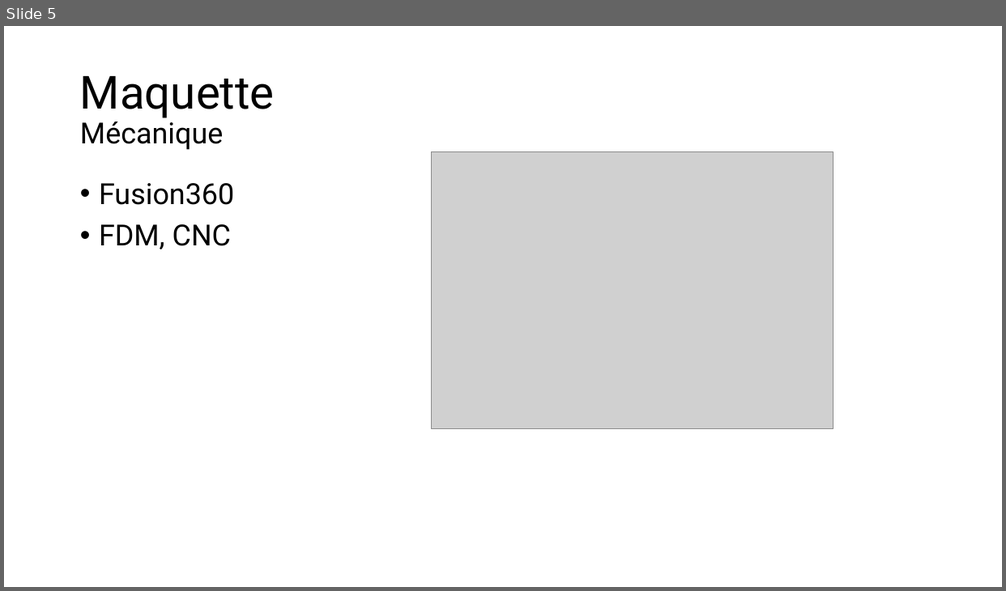
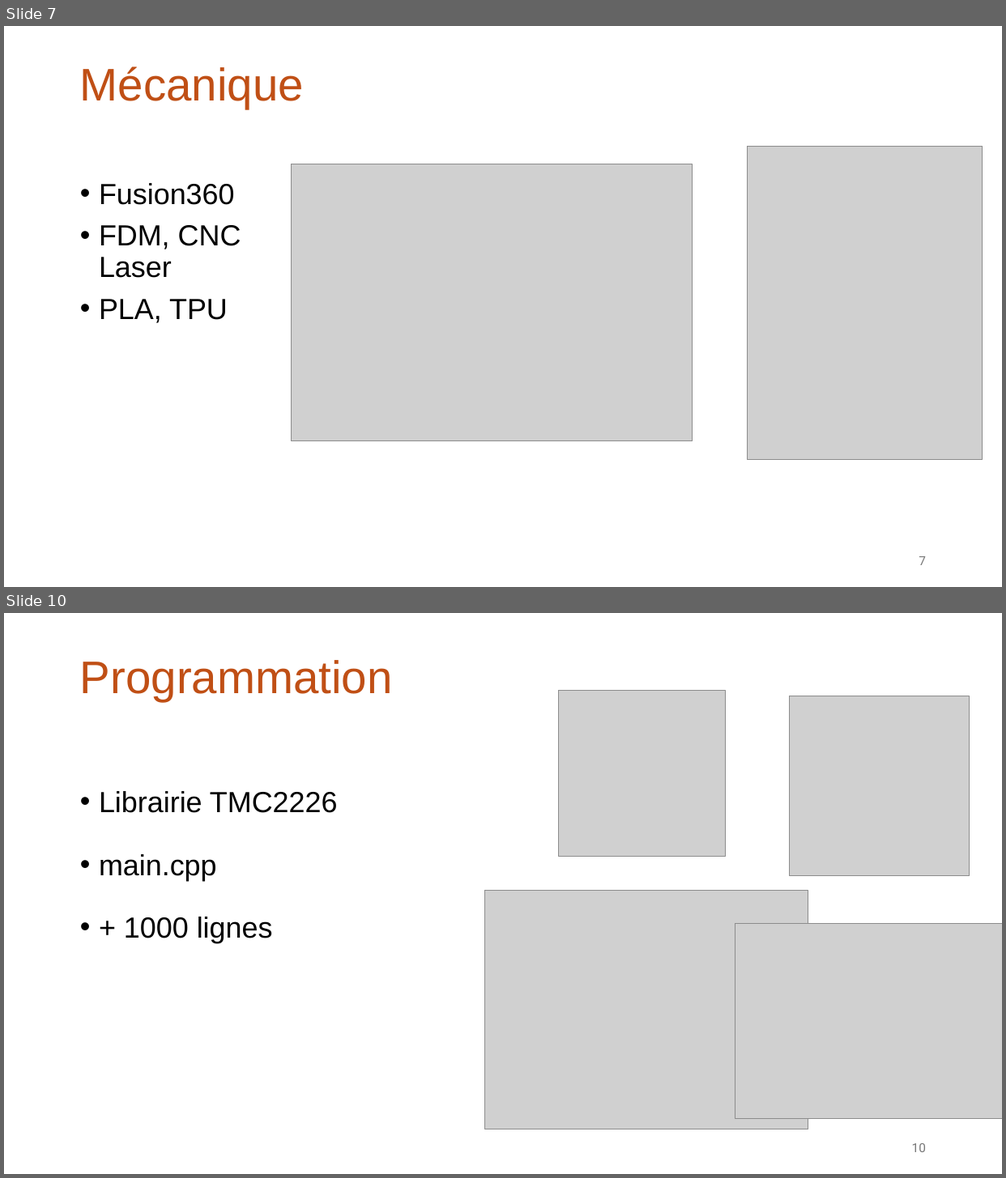
Before and after one commit to Ding-Jeremy/Self-Balancing-Bot, a slide deck: A_Documentation/Defense.pptx. Shown one above the other, each under a label of ours: slide 5 before the commit, slides 7 and 10 after it; the slides between them are not shown. The pictures are 1006x591 and 1006x1178 pixels, drawn with LibreOffice and Linux fonts; fonts in the diff are those of the drawing; grey boxes stand for pictures. Boxes give left, top, right and bottom in pixels: in the first picture for what was removed or moved away, otherwise in the second. Text is boxed around its words. In the diff, an @@ line names an element or a change of style, - is before the commit and + after.

```diff
--- a/A_Documentation/Defense.pptx
+++ b/A_Documentation/Defense.pptx
@@ slide 10 added at [4, 613, 1002, 1174], background #FFFFFF @@
@@ title added at [80, 660, 393, 701], 44 pt, text #C04F15 @@
+Programmation
@@ picture added at [559, 690, 725, 856] @@
@@ picture added at [790, 696, 969, 875] @@
@@ text added at [99, 791, 338, 943], 28 pt, text #000000 @@
+• Librairie TMC2226
+• main.cpp
+• + 1000 lignes
@@ picture added at [485, 891, 808, 1130] @@
@@ picture added at [735, 924, 1002, 1118] @@
@@ page number added at [912, 1144, 926, 1152], 12 pt, text #797979 @@
+10
@@ what was slide 5 is now slide 7 @@
@@ slide 7 changed as well @@
@@ title at [80, 66, 304, 109]: text changed; size 28 to 44 pt; font Roboto to Arial; text colour #000000 to #C04F15 @@
-Maquette
-Mécanique
+Mécanique
@@ picture added at [748, 147, 982, 460] @@
@@ picture: place and size @@
-picture at [432, 152, 833, 429]
+picture at [291, 165, 692, 442]
@@ text at [99, 183, 235, 205]: font Roboto to Arial in "Fusion360" @@
@@ text at [99, 225, 241, 323]: text changed; font Roboto to Arial @@
-• FDM, CNC
+• FDM, CNC
+  Laser
+• PLA, TPU
@@ page number added at [918, 557, 926, 565], 12 pt, text #797979 @@
+7
```
Also in this commit, not shown: 4 other slides changed, 23 other slides added, 14 other files.
